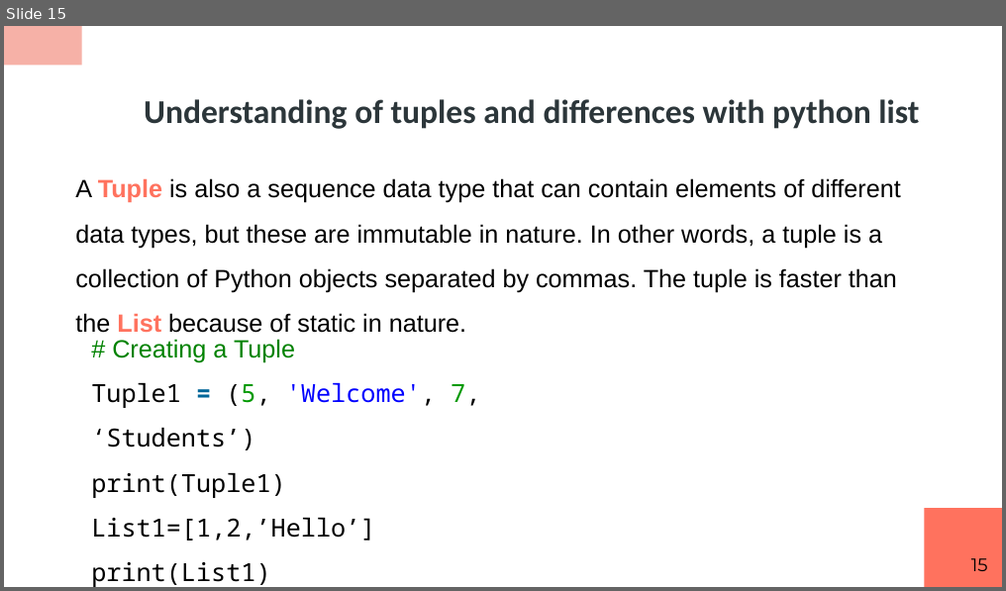
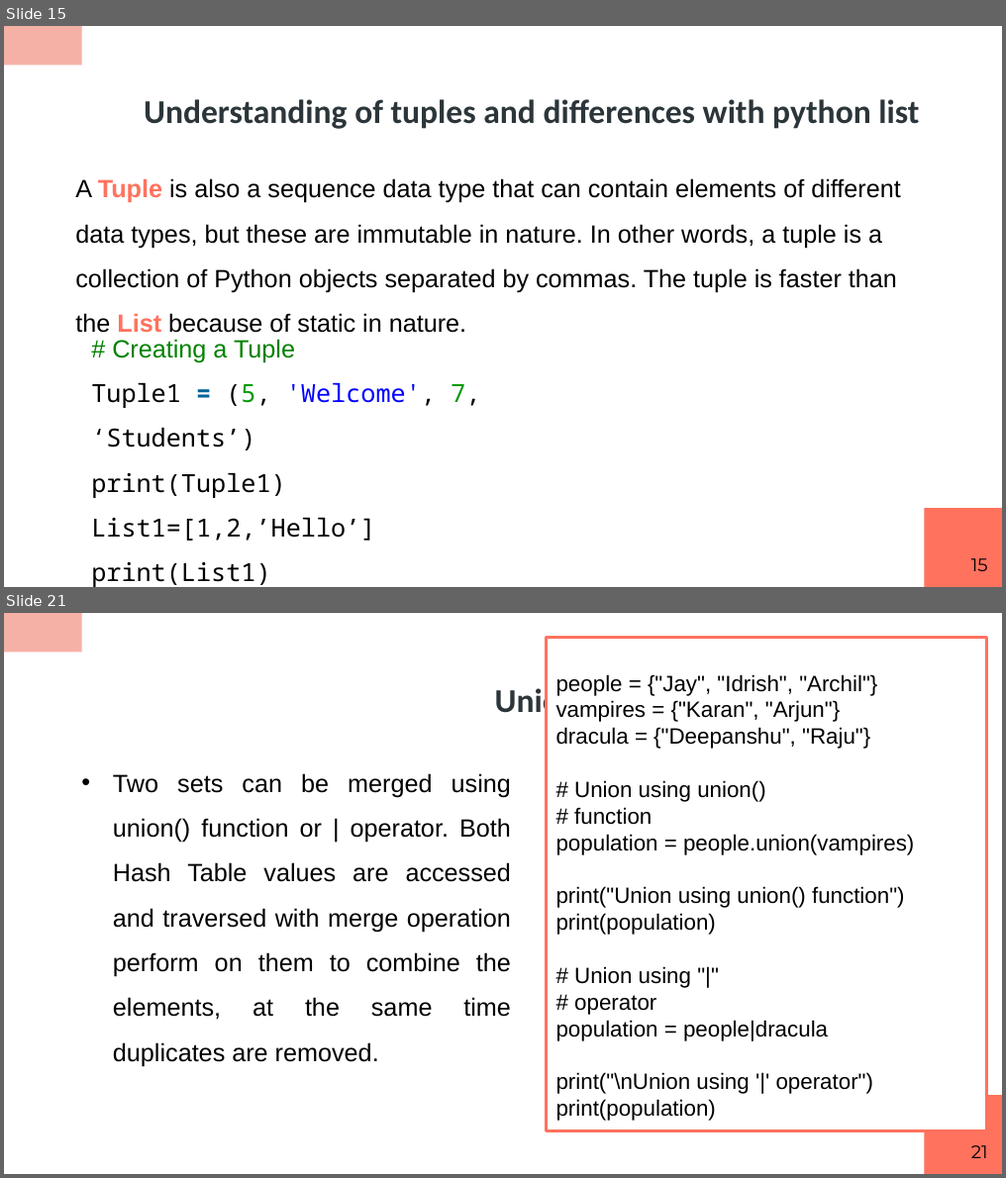
Before and after one commit to RashmivernekarN/ai_with_python_keonics, a slide deck: module2/ppt/Advanced Concepts Using Datastructures.pptx. Shown one above the other, each under a label of ours: slide 15 before the commit, slides 15 and 21 after it; the slides between them are not shown. The pictures are 1006x591 and 1006x1178 pixels, drawn with LibreOffice and Linux fonts; fonts in the diff are those of the drawing. Boxes give left, top, right and bottom in pixels: in the first picture for what was removed or moved away, otherwise in the second. Text is boxed around its words. In the diff, an @@ line names an element or a change of style, - is before the commit and + after.

```diff
--- a/module2/ppt/Advanced Concepts Using Datastructures.pptx
+++ b/module2/ppt/Advanced Concepts Using Datastructures.pptx
@@ slide 21 added at (4,613,1002,1174), background #FFFFFF; not listed: 2 template elements that a slide beside it also shows @@
@@ rectangle added at (546,638,986,1132), fill #FFFFFF, outline #FF725E 2 pt, 16 pt, text #000000 @@
+people = {"Jay", "Idrish", "Archil"}
+vampires = {"Karan", "Arjun"}
+dracula = {"Deepanshu", "Raju"}
+# Union using union()
+# function
+population = people.union(vampires)
+print("Union using union() function")
+print(population)
+# Union using "|"
+# operator
+population = people|dracula
+print("\nUnion using '|' operator")
+print(population)
@@ title added at (495,684,578,720), 24 pt, text #2C363A, bold @@
+Union
@@ text added at (113,773,511,1067), 18 pt, text #000000 @@
+• Two sets can be merged using union() function or | operator. Both Hash Table values are accessed and traversed with merge operation perform on them to combine the elements, at the same time duplicates are removed.
@@ page number added at (971,1146,988,1158), 13 pt, text #000000 @@
+21
```
Also in this commit, not shown: 5 slides changed, 17 other slides added, 2 other files.
